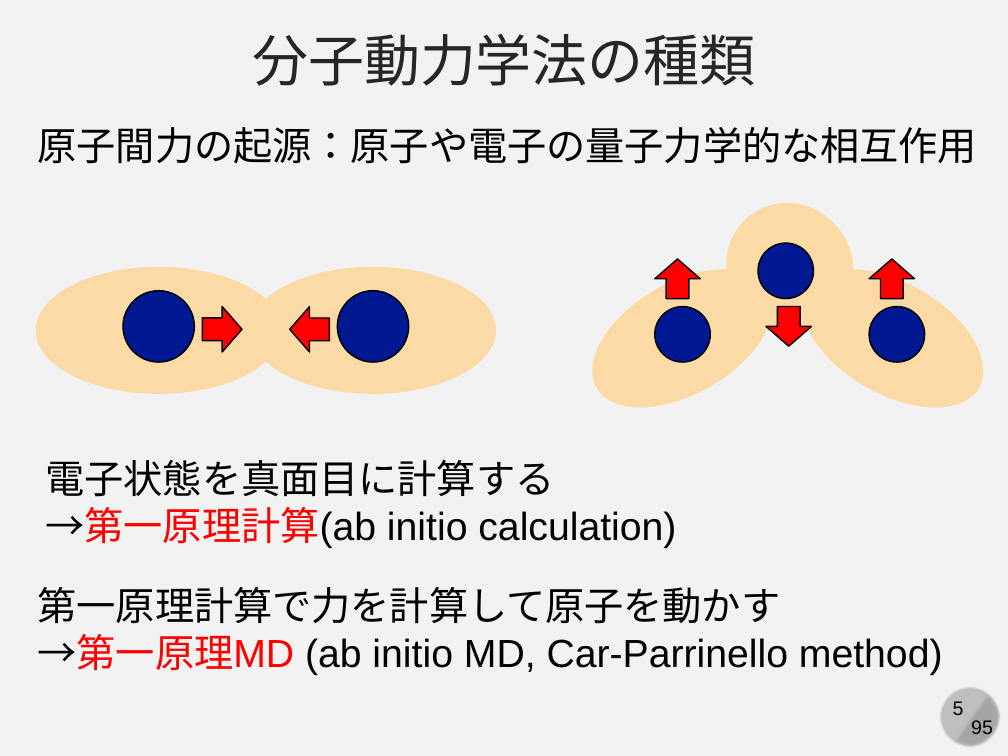
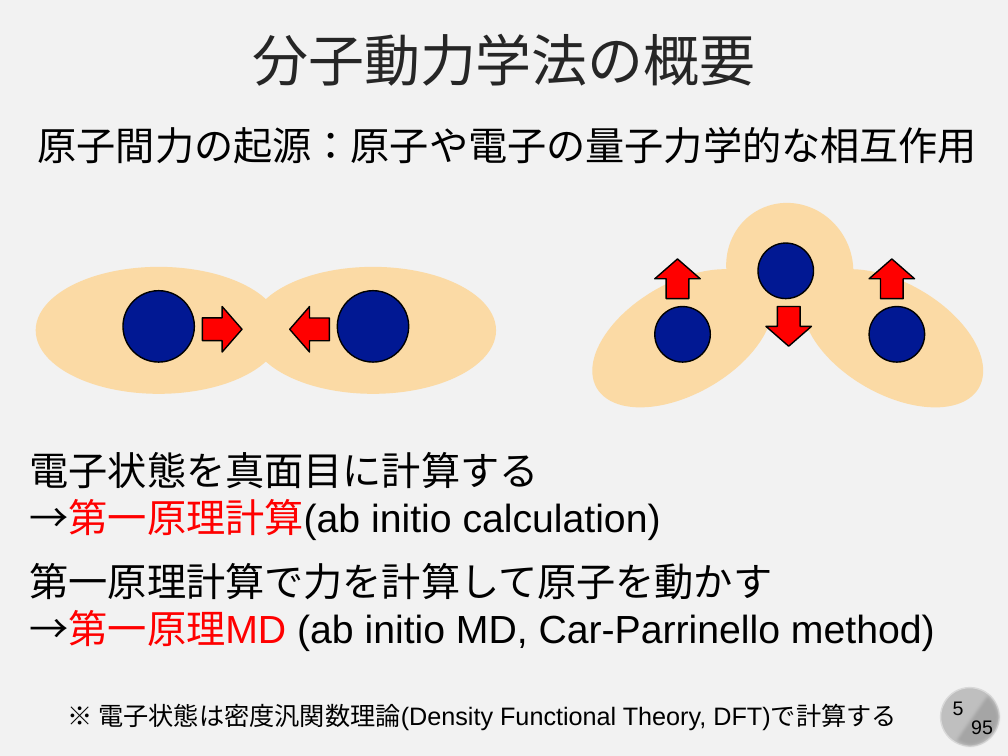
Before and after one commit to kaityo256/simulation_engineering, a slide deck: slide 5 of 07_md_implementation/simulation07.pptx. Drawn at 1008x756 pixels with LibreOffice and Linux fonts; fonts in the diff are those of the drawing. Boxes give left, top, right and bottom in pixels: in the first picture for what was removed or moved away, otherwise in the second. Text is boxed around its words. In the diff, an @@ line names an element or a change of style, - is before the commit and + after.

Commit message:
12 slides

```diff
--- a/07_md_implementation/simulation07.pptx
+++ b/07_md_implementation/simulation07.pptx
@@ text at <box>252,34,756,86</box>: text changed @@
-分子動力学法の種類
+分子動力学法の概要
@@ text "電子状態を真面目に計算する": place and size @@
-text "電子状態を真面目に計算する" at <box>46,460,676,548</box>
+text "電子状態を真面目に計算する" at <box>30,452,661,540</box>
@@ text "第一原理計算で力を計算して原子を動かす": place and size @@
-text "第一原理計算で力を計算して原子を動かす" at <box>38,587,943,675</box>
+text "第一原理計算で力を計算して原子を動かす" at <box>30,563,935,651</box>
@@ text added at <box>98,703,897,731</box>, 18 pt, text #000000 @@
+※ 電子状態は密度汎関数理論(Density Functional Theory, DFT)で計算する
```
Also in this commit, not shown: 6 other slides changed, 2 slides added.
